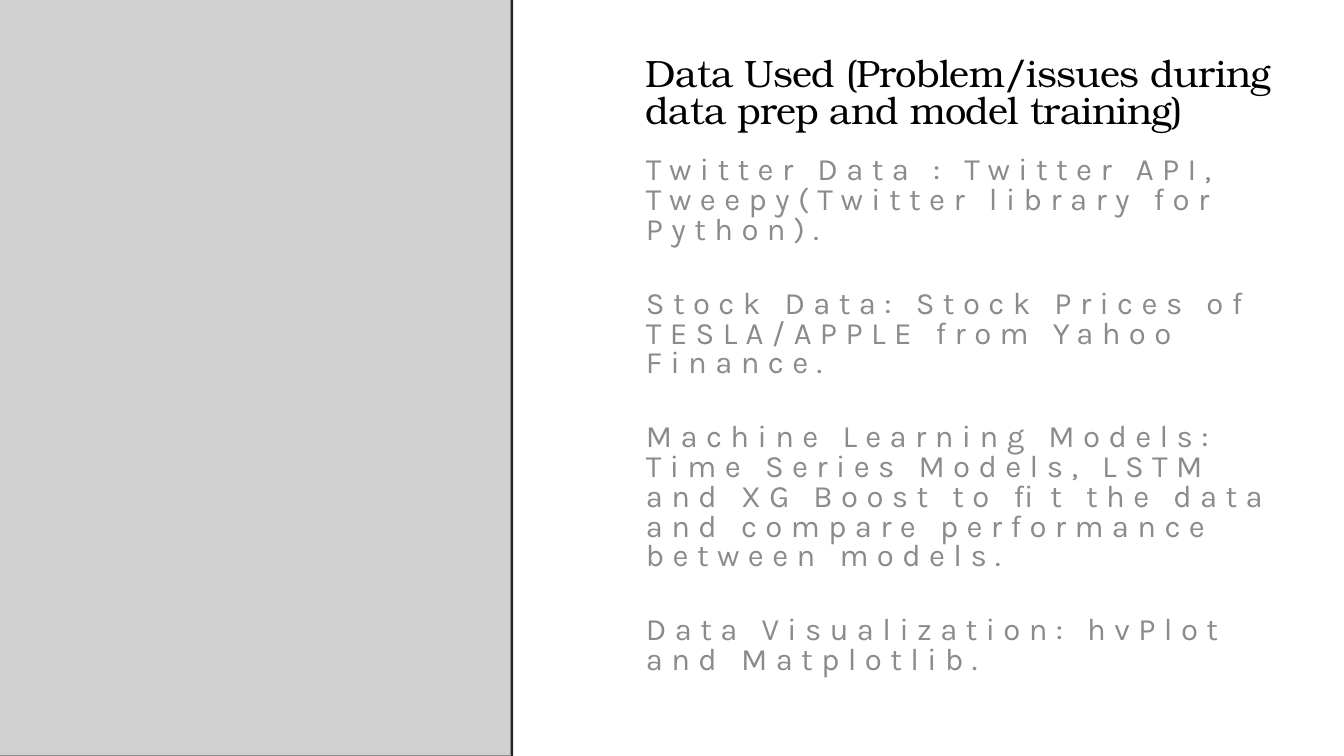
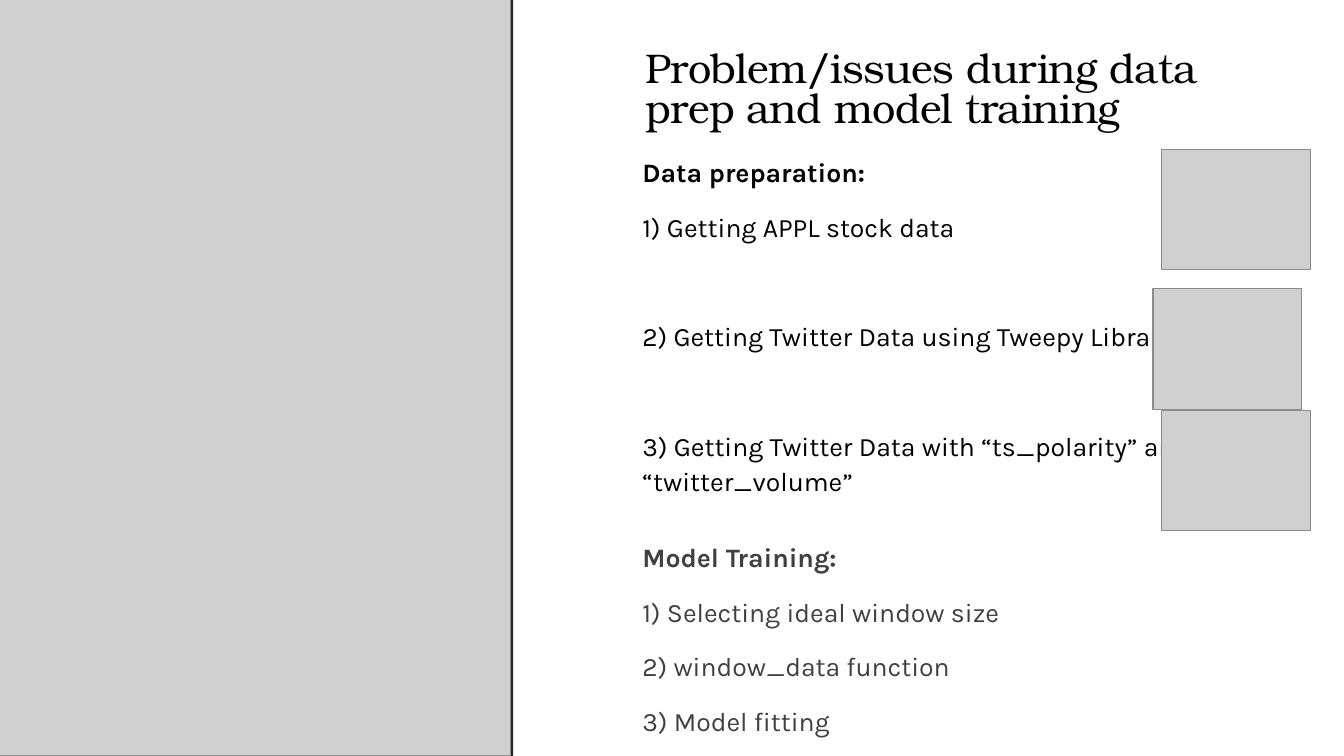
Before and after one commit to you915/Sentiment-Analysis-of-Twitter-Data-for-predicting-Apple-stock-price, a slide deck: slide 5 of Project 2 - Group 4.pptx. Drawn at 1344x756 pixels with LibreOffice and Linux fonts; fonts in the diff are those of the drawing; grey boxes stand for pictures. Boxes give left, top, right and bottom in pixels: in the first picture for what was removed or moved away, otherwise in the second. Text is boxed around its words. In the diff, an @@ line names an element or a change of style, - is before the commit and + after.

Commit message:
updated ppt

```diff
--- a/Project 2 - Group 4.pptx
+++ b/Project 2 - Group 4.pptx
@@ text at (x1=646, y1=53, x2=1198, y2=133): text changed; size 27.2 to 29.6 pt @@
-Data Used (Problem/issues during data prep and model training)
+Problem/issues during data prep and model training
@@ picture added at (x1=1163, y1=149, x2=1312, y2=269) @@
@@ text added at (x1=642, y1=163, x2=1190, y2=738), 19 pt, text #000000 @@
+  Data preparation:
+  1) Getting APPL stock data
+  2) Getting Twitter Data using Tweepy Library
+  3) Getting Twitter Data with “ts_polarity” and “twitter_volume”
+  Model Training:
+  1) Selecting ideal window size
+  2) window_data function
+  3) Model fitting
@@ text removed at (x1=646, y1=159, x2=1242, y2=677) @@
-Twitter Data : Twitter API, Tweepy(Twitter library for Python).
-Stock Data: Stock Prices of TESLA/APPLE from Yahoo Finance.
-Machine Learning Models: Time Series Models, LSTM and XG Boost to fit the data and compare performance between models.
-Data Visualization: hvPlot and Matplotlib.
@@ picture added at (x1=1153, y1=288, x2=1303, y2=408) @@
@@ picture added at (x1=1163, y1=410, x2=1312, y2=530) @@
```
Also in this commit, not shown: 6 other slides changed, 1 slide removed.
